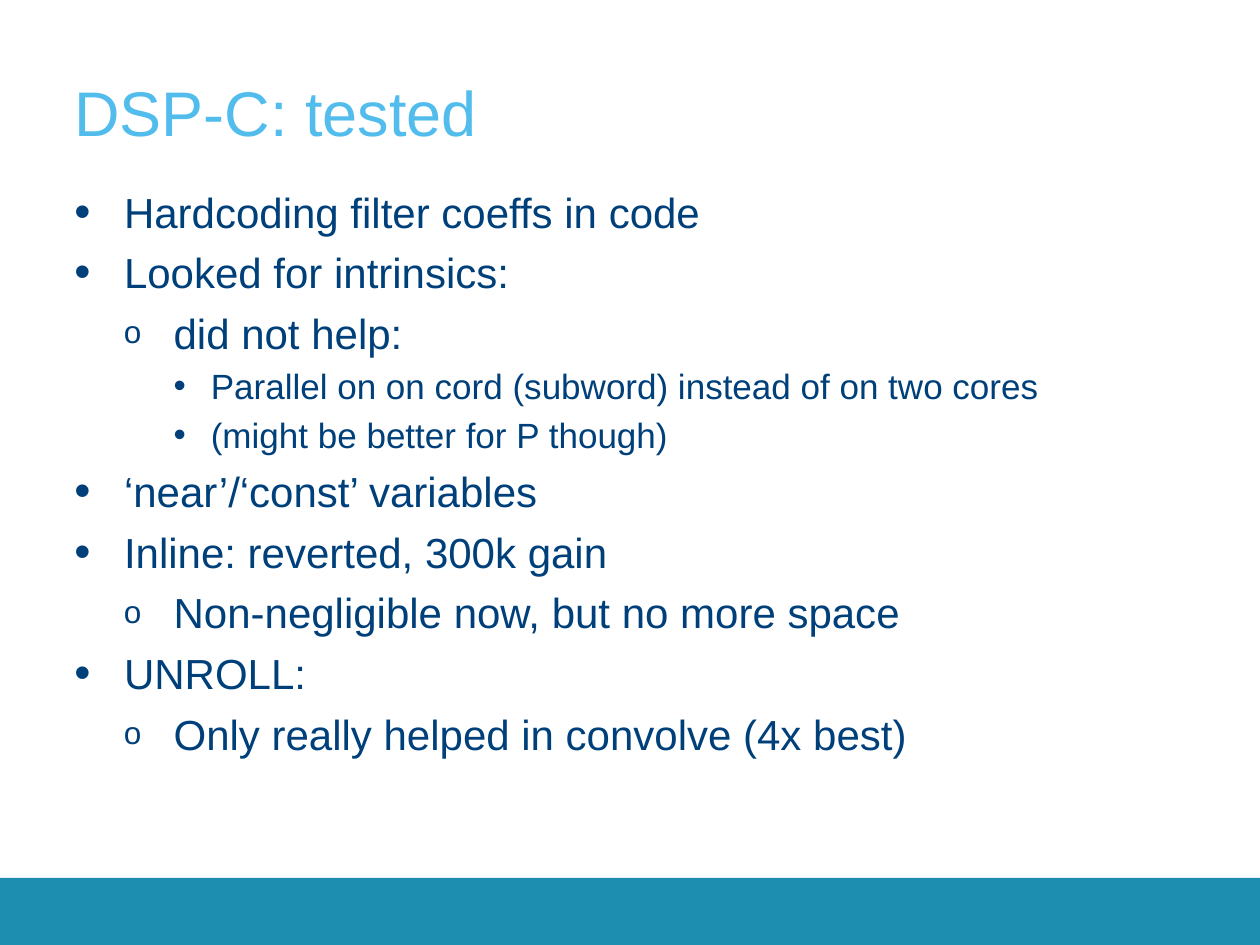
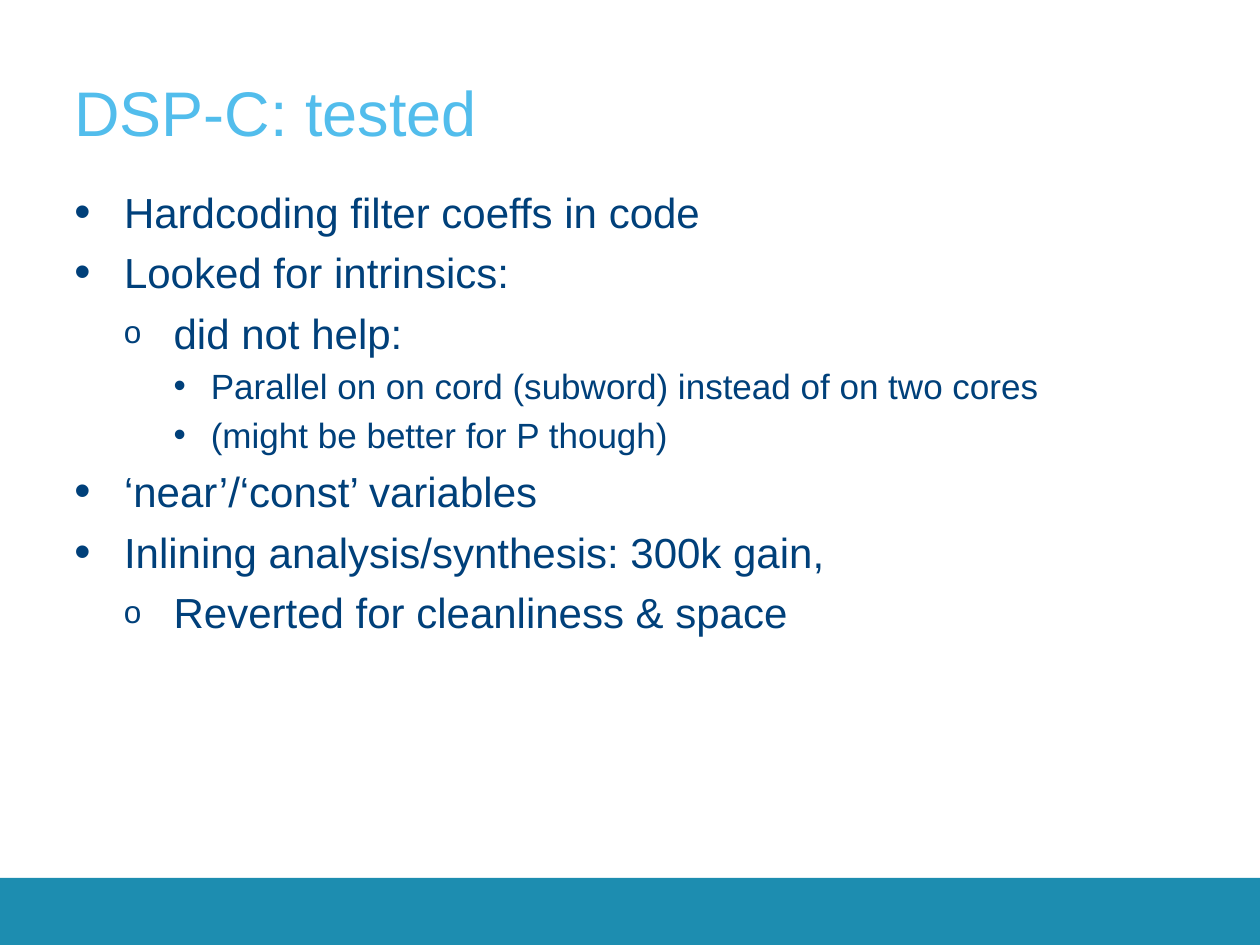
Before and after one commit to SepOwnage/P-O5, a slide deck: slide 20 of Presentatie/Presentation2.pptx (slide 19 before the commit). Drawn at 1260x945 pixels with LibreOffice and Linux fonts; fonts in the diff are those of the drawing; background and template pictures are left out. Boxes give left, top, right and bottom in pixels: in the first picture for what was removed or moved away, otherwise in the second. Text is boxed around its words. In the diff, an @@ line names an element or a change of style, - is before the commit and + after.

```diff
--- a/Presentatie/Presentation2.pptx
+++ b/Presentatie/Presentation2.pptx
@@ text at (124, 537, 824, 637): text changed @@
-• Inline: reverted, 300k gain
-  o Non-negligible now, but no more space
-• UNROLL:
-  o Only really helped in convolve (4x best)
+• Inlining analysis/synthesis: 300k gain,
+  o Reverted for cleanliness & space
```
Also in this commit, not shown: 13 other slides changed, 2 slides added, 1 slide removed, 1 other file.
